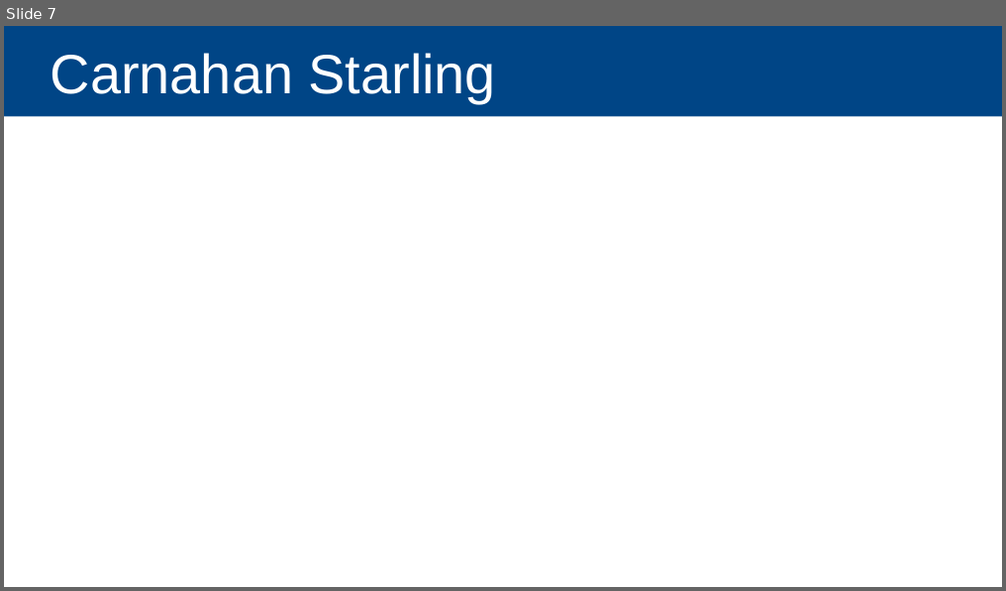
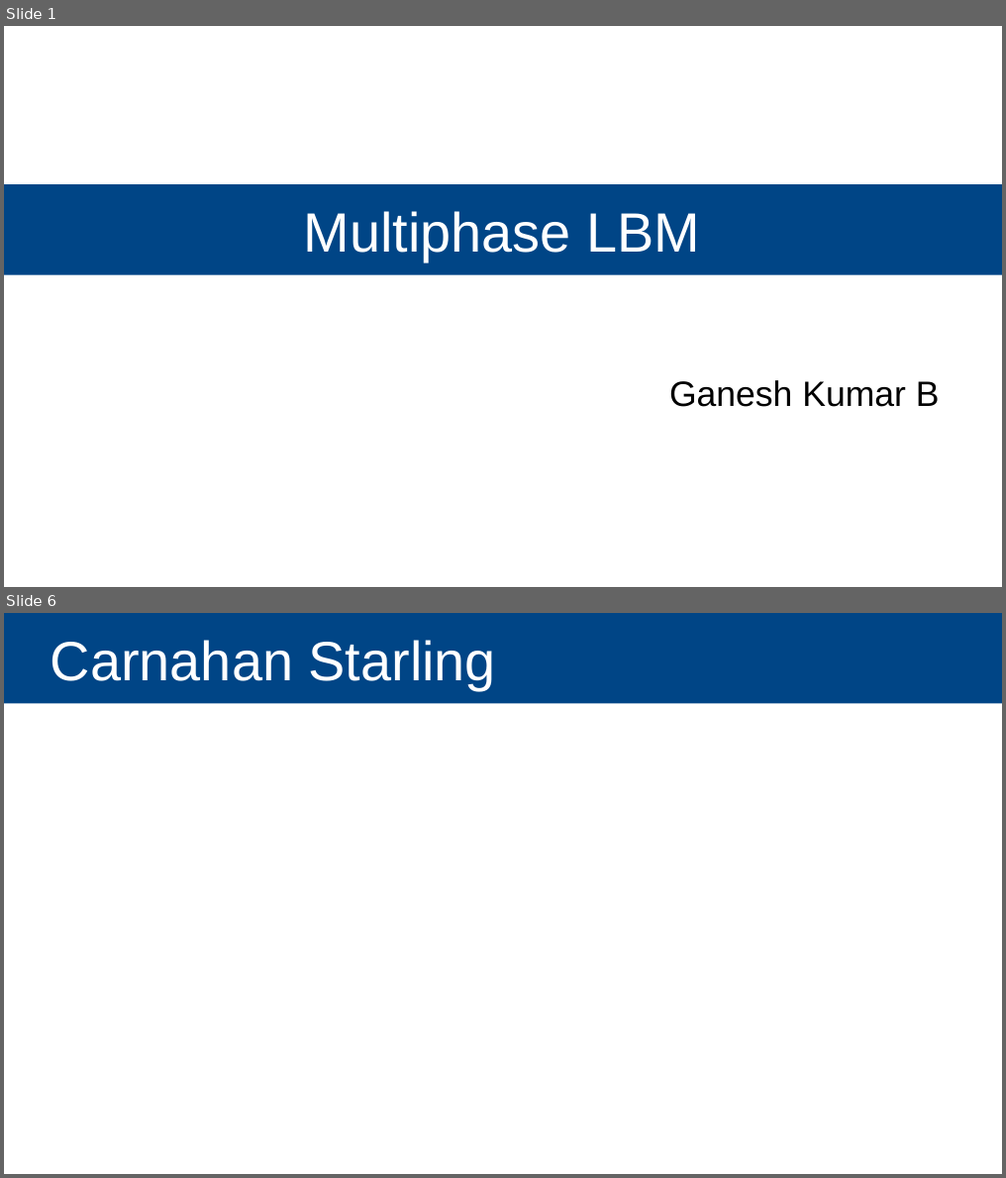
Before and after one commit to Ganesh-Kumar-B/multiphase_ppts, a slide deck: Multiphase_LBM.odp. Shown one above the other, each under a label of ours: slide 7 before the commit, slides 1 and 6 after it; the slides between them are not shown. The pictures are 1006x591 and 1006x1178 pixels, drawn with LibreOffice and Linux fonts; fonts in the diff are those of the drawing. Boxes give left, top, right and bottom in pixels: in the first picture for what was removed or moved away, otherwise in the second. Text is boxed around its words. In the diff, an @@ line names an element or a change of style, - is before the commit and + after.

```diff
--- a/Multiphase_LBM.odp
+++ b/Multiphase_LBM.odp
@@ slide 1 added at [4,26,1002,587], background #FFFFFF @@
@@ title added at [4,184,1002,275], fill #004586, 44 pt, text #FFFFFF @@
+Multiphase LBM
@@ text added at [669,380,940,407], 28 pt, text #000000 @@
+Ganesh Kumar B
@@ what was slide 7 is now slide 6 @@
```
Also in this commit, not shown: 5 slides changed, 1 slide removed.
